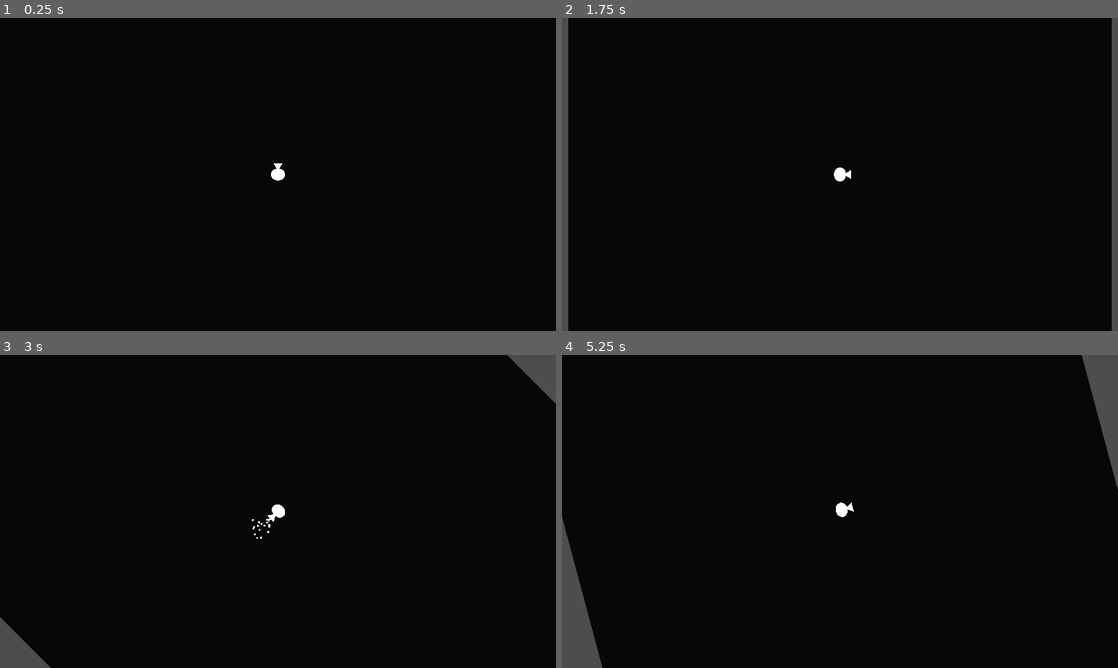
Above: before the commit, frames 1-4 (two rows, left to right).
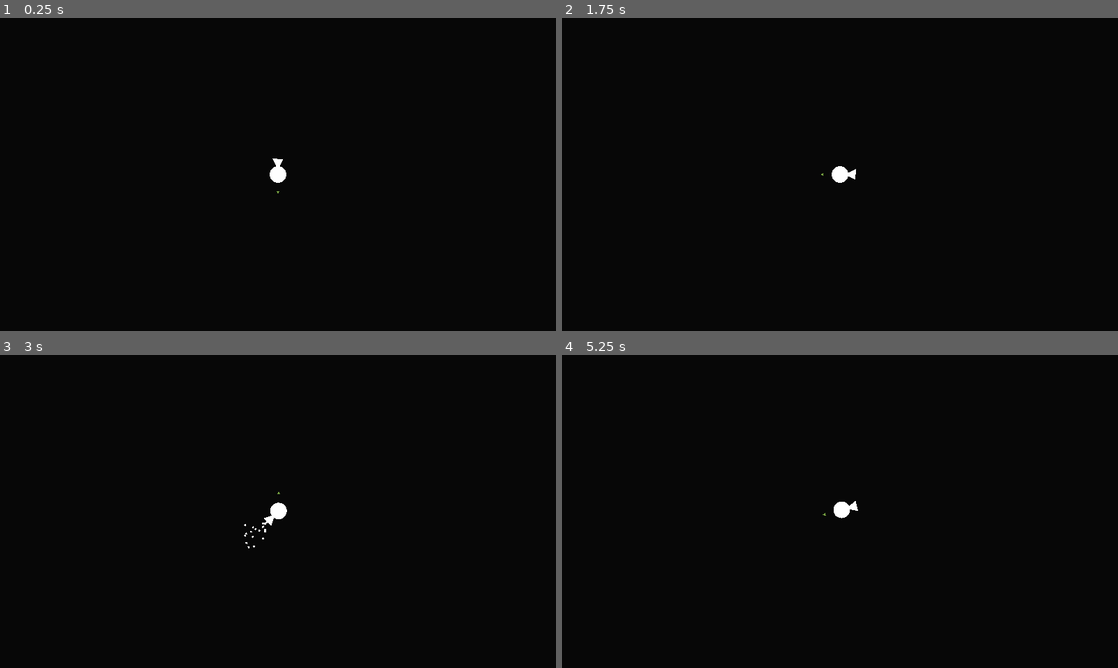
Above: after the commit, the same moments.

Repository: Leeway001Write/melonJam6
Game: Godot game, scene res://Levels/world.tscn
Two runs of this game, one before a commit and one after it. Both use one fixed random seed, a clock stepped at 60 frames per second and the inputs below.
Inputs:
- Up to frame 1 (0.25 s): no input
- Up to frame 2 (1.75 s): tap Enter at 0.5 s; hold D (right) 0.53-1.28 s; hold Space (fire) 0.53-1.28 s; hold A (left) from 1.28 s (still down); tap Space (fire) at 1.35 s
- Up to frame 3 (3 s): release A (left) at 2.03 s; hold D (right) 2.03-2.78 s; hold Space (fire) 2.03-2.78 s; hold W (forward) from 2.78 s (still down); tap Space (fire) at 2.85 s
- Up to frame 4 (5.25 s): release W (forward) at 3.53 s; hold Space (fire) 3.53-4.28 s; hold A (left) from 3.53 s (still down); tap Space (fire) at 4.35 s; hold Space (fire) from 5.03 s (still down)

The runs differ from the first frame. In frame 1, less than 0.1% of the frame differs, in the area x 48-52%, y 44-56%; in frame 2, 2.3%; in frame 3, 1.6%; in frame 4, 3.3%, in the area x 0-100%, y 0-100%.

Commit message:
Fixed the squashyness

Diff:
--- /dev/null
+++ b/escape-from-greenland/Levels/test-scene.tscn
@@ -0,0 +1,7 @@
+[gd_scene load_steps=2 format=3 uid="uid://run54ss7343y"]
+
+[ext_resource type="PackedScene" uid="uid://gjus2b6qt6k1" path="res://Prefabs/ship.tscn" id="1_v0bsi"]
+
+[node name="TestScene" type="Node2D"]
+
+[node name="Ship" parent="." instance=ExtResource("1_v0bsi")]
--- a/escape-from-greenland/Levels/world.tscn
+++ b/escape-from-greenland/Levels/world.tscn
@@ -7,7 +7,6 @@
 [node name="World" type="Node2D"]
 
 [node name="Ship" parent="." instance=ExtResource("1_kycxd")]
-scale = Vector2(0.871134, 0.726322)
 
 [node name="Backdrop" type="MeshInstance2D" parent="Ship"]
 modulate = Color(0.0283017, 0.0283017, 0.0283017, 1)
--- a/escape-from-greenland/Prefabs/ship.tscn
+++ b/escape-from-greenland/Prefabs/ship.tscn
@@ -55,6 +55,8 @@
 &"Idle": SubResource("Animation_cm1ru"),
 &"Shake": SubResource("Animation_ba1si")
 }
+
+[sub_resource type="PrismMesh" id="PrismMesh_o8k4e"]
 
 [node name="Ship" type="CharacterBody2D" groups=["Player"]]
 script = ExtResource("1_ba1si")
@@ -150,4 +152,12 @@
 autoplay = true
 parameters/looping = true
 
+[node name="Arrow" type="Node2D" parent="."]
+modulate = Color(0.47451, 0.643137, 0.258824, 1)
+
+[node name="ArrowSprite" type="MeshInstance2D" parent="Arrow"]
+position = Vector2(0, 126)
+scale = Vector2(21.6905, 21.6905)
+mesh = SubResource("PrismMesh_o8k4e")
+
 [connection signal="area_entered" from="Area2D" to="." method="_on_area_2d_area_entered"]
--- a/escape-from-greenland/Scripts/ship.gd
+++ b/escape-from-greenland/Scripts/ship.gd
@@ -4,13 +4,17 @@
 
 #var speed:float = 0
 var song_comp_total = 0
+var move_vector = Vector2.ZERO
 
 func _physics_process(delta: float) -> void:
+	move_vector = Vector2.ZERO # Reinitialize it
 	if Input.is_action_pressed('forward'):
 		for booster:Booster in $Components/Boosters.get_children():
-			velocity += booster.dir_vector
+			move_vector += booster.dir_vector
+	velocity += move_vector
+	velocity /= 1.01
 
-	velocity /= 1.01
+	$Arrow.rotation = atan2(move_vector.y, move_vector.x)
 
 	#var dir = Vector2($ForwardPos.global_position - global_position).normalized()
 
Not shown: 1 places in escape-from-greenland/Prefabs/ship.tscn that only renumber resources
